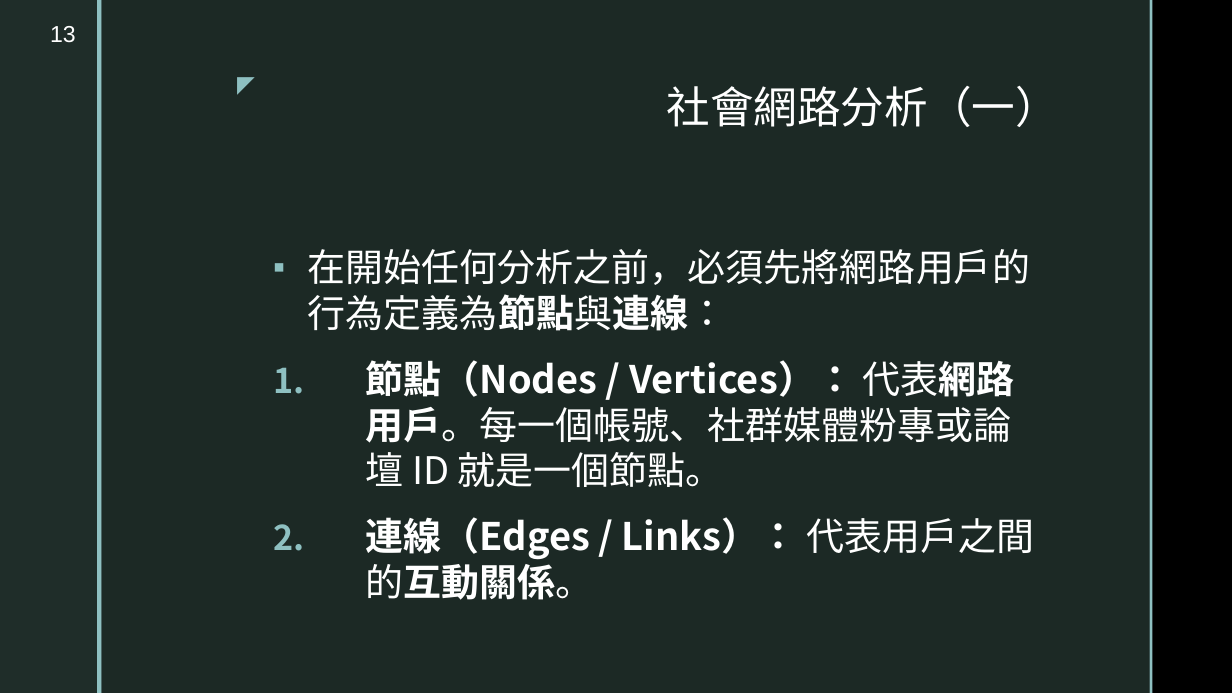
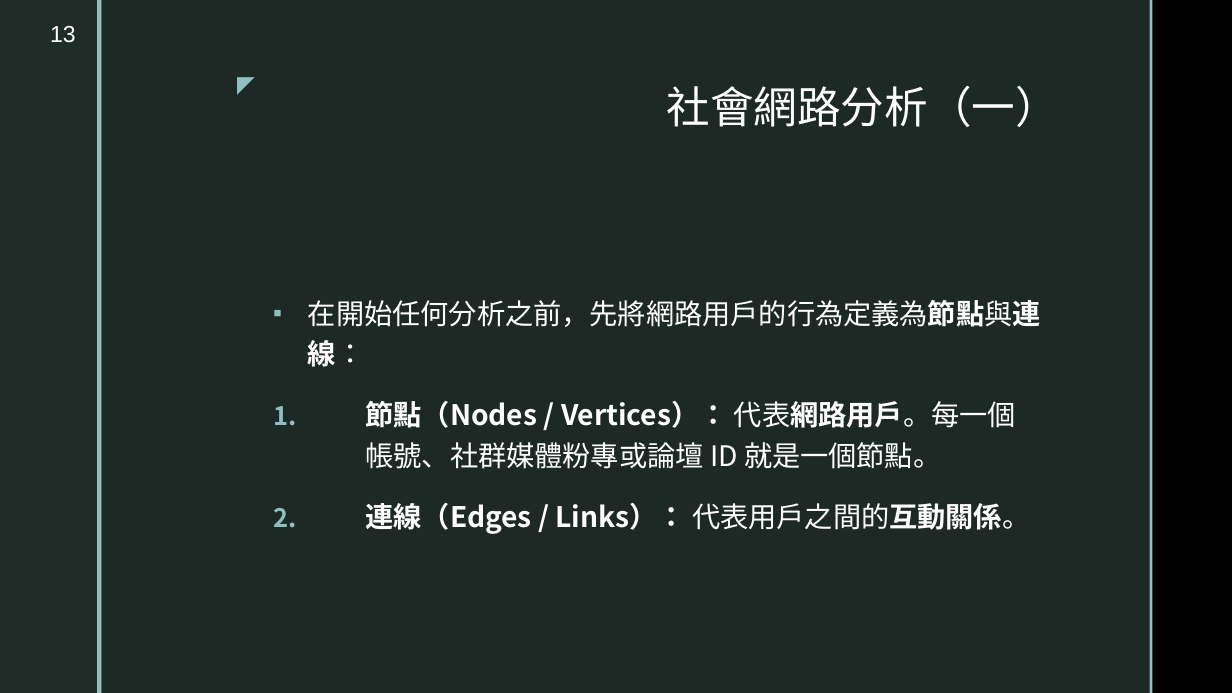
Before and after one commit to TsaiChiahung/PublicOpinion2026, a slide deck: slide 13 of 投影片/民意與調查Week12.pptx. Drawn at 1232x693 pixels with LibreOffice and Linux fonts; fonts in the diff are those of the drawing; background and template pictures are left out. Boxes give left, top, right and bottom in pixels: in the first picture for what was removed or moved away, otherwise in the second. Text is boxed around its words. In the diff, an @@ line names an element or a change of style, - is before the commit and + after.

```diff
--- a/投影片/民意與調查Week12.pptx
+++ b/投影片/民意與調查Week12.pptx
@@ text at box(308, 300, 1041, 367): text changed; size 29.6 to 22 pt @@
-▪ 在開始任何分析之前，必須先將網路用戶的行為定義為節點與連線：
+▪ 在開始任何分析之前，先將網路用戶的行為定義為節點與連線：
@@ text at box(366, 401, 1030, 534): size 29.6 to 22 pt in "節點（Nodes / Vertices）： 代表網路用戶。每一個帳號、社群媒體粉專或論壇 ID 就是一個節點。", "連線（Edges / Links）： 代表用戶之間的互動關係。"; line spacing 1 to 1.2 @@
```
Also in this commit, not shown: 2 other slides changed.
